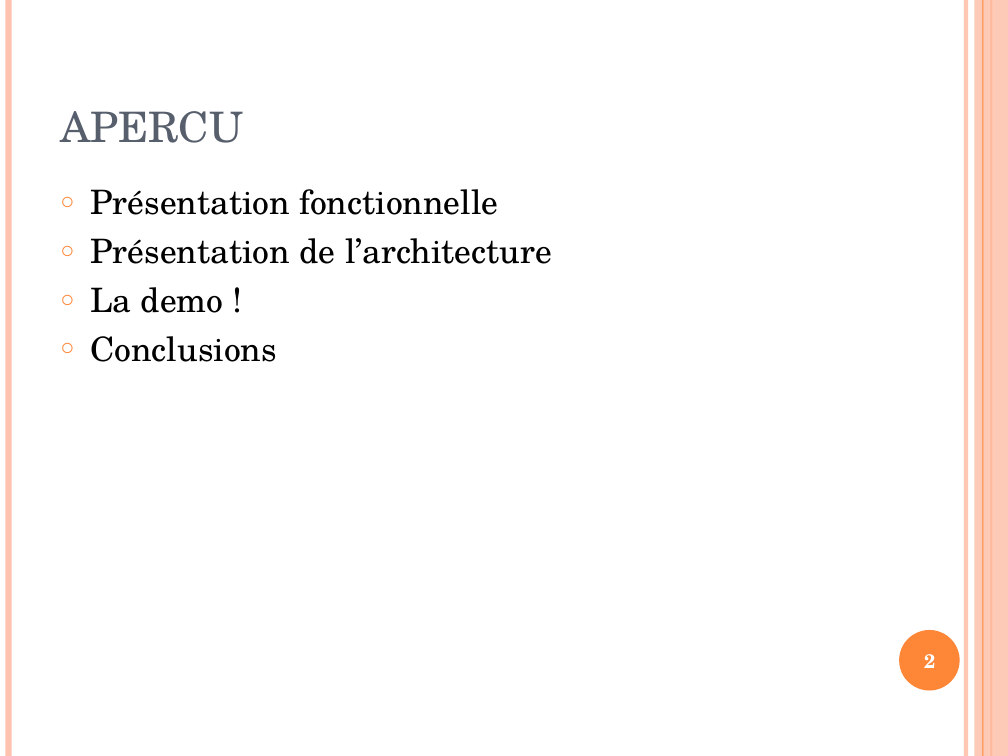
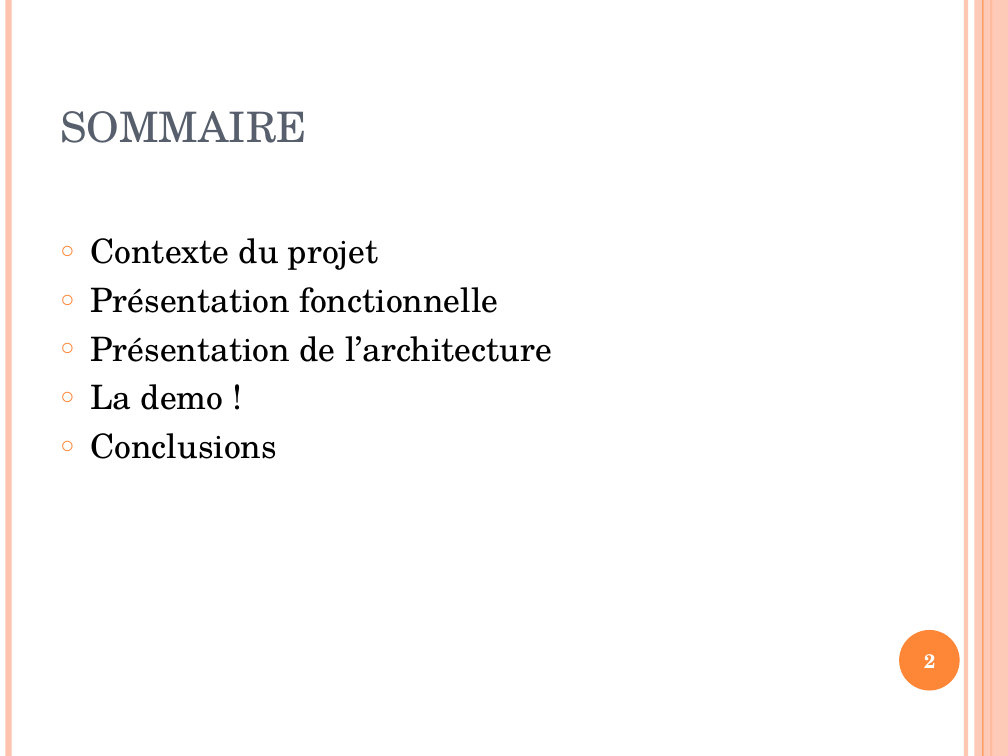
Before and after one commit to carlatgithub/jungleprod, a slide deck: slide 2 of SiteDeVenteEJungle_Carl.ppt. Drawn at 1008x756 pixels with LibreOffice and Linux fonts; fonts in the diff are those of the drawing. Boxes give left, top, right and bottom in pixels: in the first picture for what was removed or moved away, otherwise in the second. Text is boxed around its words. In the diff, an @@ line names an element or a change of style, - is before the commit and + after.

```diff
--- a/SiteDeVenteEJungle_Carl.ppt
+++ b/SiteDeVenteEJungle_Carl.ppt
@@ title at box(60, 111, 306, 143): text changed @@
-APERCU
+SOMMAIRE
@@ text at box(90, 238, 378, 270): paragraph added @@
+○ Contexte du projet
```
Also in this commit, not shown: 6 other slides changed, 2 slides added.
